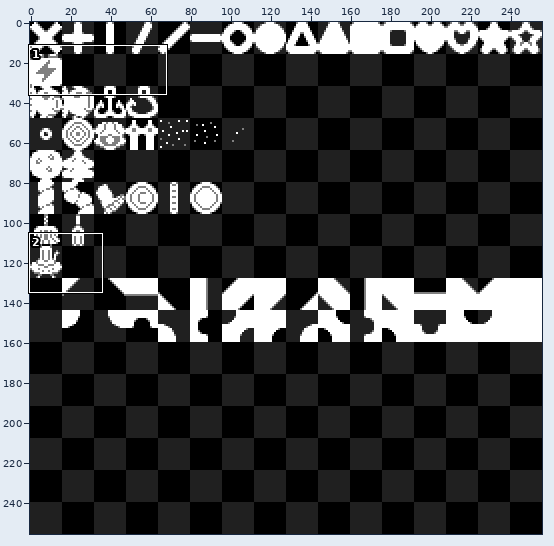
Pixel-art file, stored at framework/glyphs.ase. Above, an overview of the earlier version with the close-up marked.
Close-up. Earlier state:
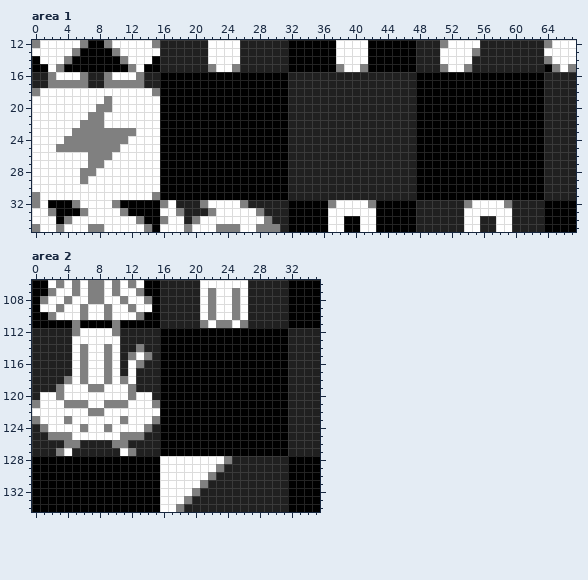
256x256 pixels, 1 frame. Shown: area 1: x 0..67, y 12..35; area 2: x 0..35, y 106..134.
And afterwards:
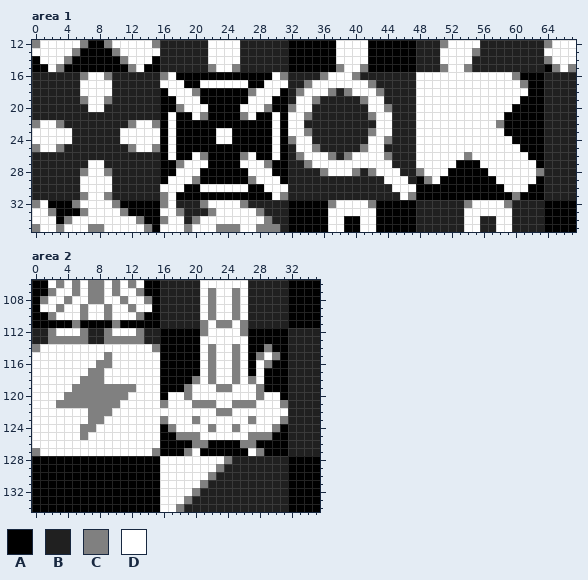
Palette (. is transparent): A #000000  B #202020  C #808080  D #ffffff
What changed:
Changed rows in their new state; - is an unchanged pixel.
Area 1, layer "main":
first column x 0:
16 --BBBB-DD-BBBB--CD------------DC----CDDDC-------DDDDDDDDDDDDC---
17 --BBBBDDDDBBBB--DDD--DDDDDD--DDD--CDDDDDDDC-----DDDDDDDDDDDDDC--
18 BBBBBB----BBBBBB-DDDC------CDDD--CDDDC-CDDDC----DDDDDDDDDDDDDD--
19 BBBBBBC---BBBBBB--DDD------DDD---DDC-----CDD----DDDDDDDDDDDDD---
20 BBBBBBB-DBBBBBBB--CDDD----DDDC--CDD-------DDC---DDDDDDDDDDDD----
21 BBBBBBBBBBBBBBBB-D--DC----CD--D-DDC-------CDD---DDDDDDDDDDD-----
22 C--CBBBBBBBBC--C-D------------D-DD---------DD---DDDDDDDDDDC-----
23 -----BBBBBBDD----D-----DD-----D-DDC-------CDD---DDDDDDDDDDD-----
24 ----DBBBBBBD-----D-----DD-----D-CDD-------DDC---DDDDDDDDDDDD----
25 C---BBBBBBBBC--C-D------------D--DDC-----CDD----DDDDDDDDDDDDD---
26 BBBBBBBBBBBBBBBB-D--DC----CD--D--CDDDC-CDDDDC---DDDDDDCDDDDDDD--
27 BBBBBBBDDBBBBBBB--CDDD----DDDC----CDDDDDDDDDD---DDDDD---DDDDDDD-
28 BBBBBB-D-CBBBBBB--DDD------DDD------CDDDC-CDDD--CDDD-----DDDDDDC
29 BBBBBBD---BBBBBB-DDDC------CDDD-------------DDD--CD-------DDDDD-
30 BBBBBB----BBBBBBDDD--DDDDDD--DDD-------------DDD-----------DDD--
31 BBBBBBC--CBBBBBBCD------------DC--------------DC------------C---
Area 2, layer "main":
first column x 0:
112 --CDDDCBBCDDDC-------CDDDDC-----
113 --CCCCCBBCCCCC-------DDDDDD-----
114 CDDDD-D--D-DDDDC-----DCDDCD--C--
115 DDDDD-D----DD-DD-----DCDDCD-CDC-
116 DDDDD-D-C--D-DDD-----DCDDCD-DC--
117 DDDDD-DCCD-D-DDD-----DCDDCD-D---
118 DDDDD--CCD-D-DDD----CDCDDCDCD---
119 DDDD-CC--CCC-DDD---CDDDCCDDDC---
120 D--DCCCCCCCCD--D-DDCDDDDDDDDCDD-
121 D--C---CC--D---DCDDDCCCDDCCCDDDC
122 ---------C------DDDDDDDCCDDDDDDD
123 D---D--CC--D---DCDDDCDDDDDDCDDDC
124 DD-----C-D----DD-CDDDDCDDCDDDDC-
125 DDDDD-C----DDDDD--CCCDDDDDDCCC--
126 DDDDDDDDDDDDDDDD----CC----CC----
127 CDDD-DDDDDD-DDDC---CD------DC---
Boxes around the changes in both close-ups, in picture pixels (x1, y1, x2, y2):
changed: (32, 72, 544, 200)
changed: (32, 328, 288, 456)
